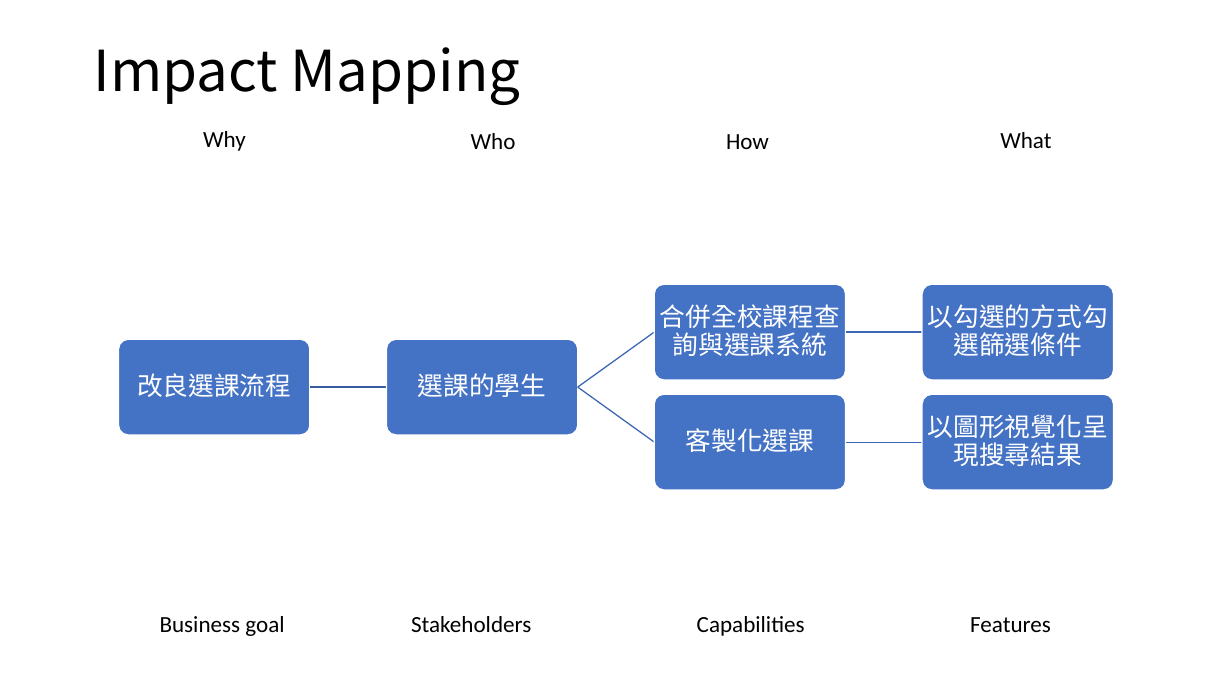
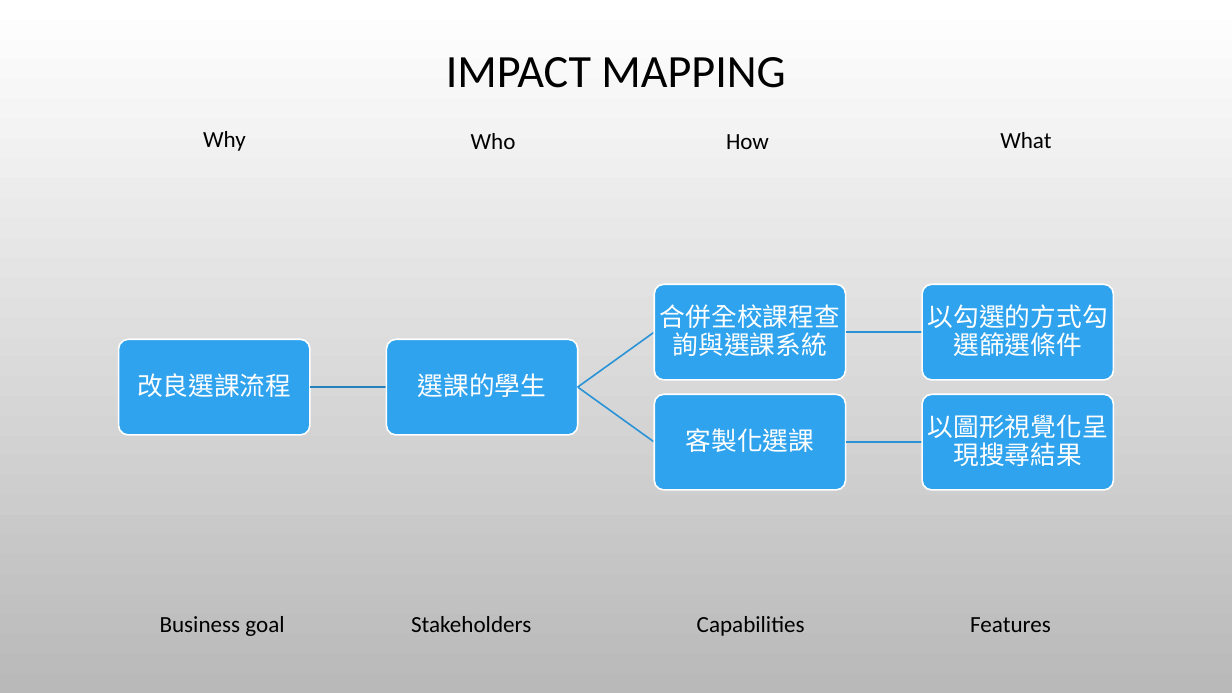
Before and after one commit to kai2june/me_courseSelecting, a slide deck: slide 5 of 期中檢查.pptx (slide 6 before the commit). Drawn at 1232x693 pixels with LibreOffice and Linux fonts; fonts in the diff are those of the drawing; background and template pictures are left out. Boxes give left, top, right and bottom in pixels: in the first picture for what was removed or moved away, otherwise in the second. Text is boxed around its words. In the diff, an @@ line names an element or a change of style, - is before the commit and + after.

```diff
--- a/期中檢查.pptx
+++ b/期中檢查.pptx
@@ background #FFFFFF to picture (left out) @@
@@ title at bbox=[446, 57, 785, 88]: text changed; size 44 to 36 pt; font Noto Sans CJK SC to Calibri @@
-Impact Mapping
+IMPACT MAPPING
@@ fill #4472C4 to #2FA3EE; outline #FFFFFF 1 pt to #FFFFFF 1.25 pt in 6 elements at bbox=[386, 339, 578, 435], bbox=[654, 285, 846, 381], bbox=[922, 285, 1114, 381], bbox=[654, 395, 846, 491], bbox=[922, 395, 1114, 491], bbox=[118, 339, 310, 435] @@
@@ freeform shape at bbox=[310, 385, 386, 389]: outline #365B9D 1 pt to #2683BF 1.25 pt @@
@@ outline #3E67B2 1 pt to #2B94D8 1.25 pt in 4 elements at bbox=[577, 331, 656, 389], bbox=[846, 331, 922, 335], bbox=[577, 386, 656, 444], bbox=[846, 441, 922, 445] @@
```
Also in this commit, not shown: 8 other slides changed, 8 slides added, 2 slides removed.
